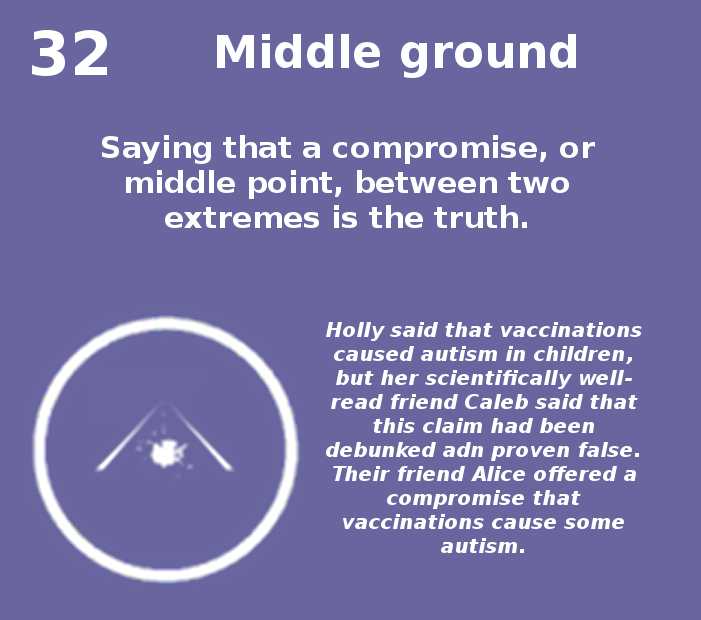
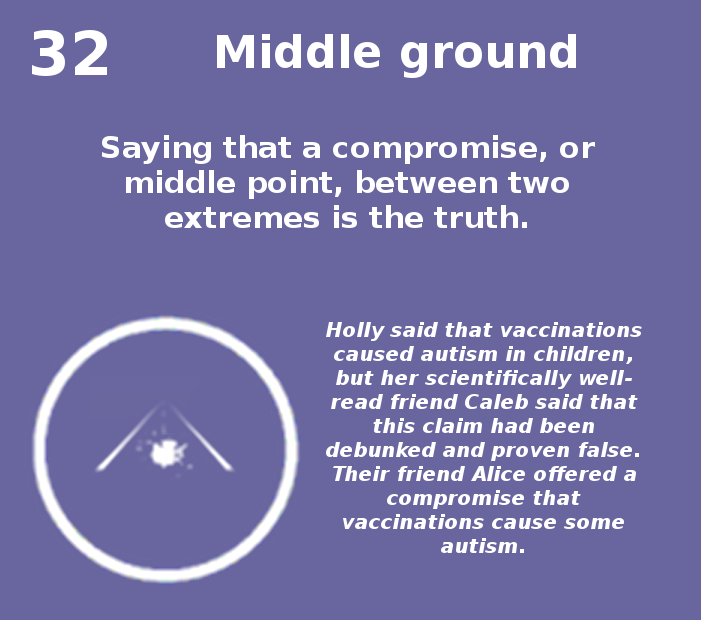
Two versions of the same layered image (701x620). Layer-by-layer changes:
painted on "Holly said that vaccinations c..." over [left=457, top=442, right=485, bottom=457]
